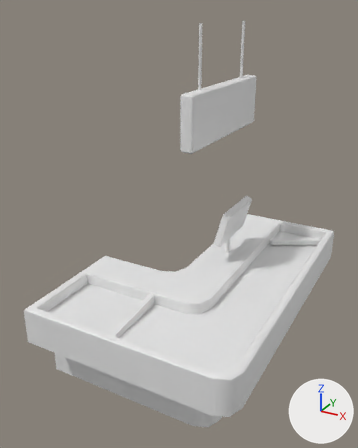
An edit to the FBX model Assets/Props/Cash_01.fbx, drawn before and after from the same camera.
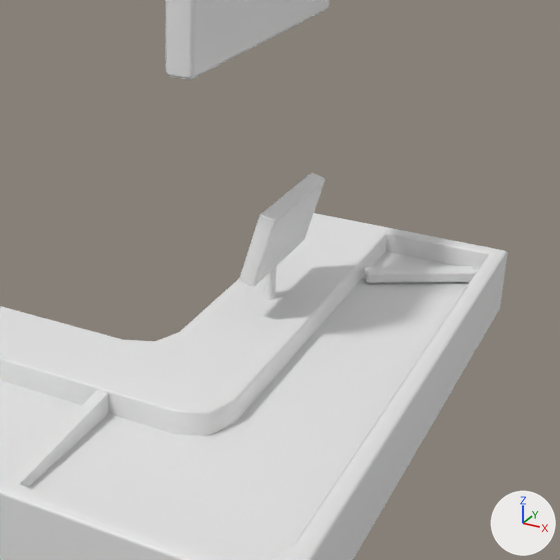
Old and new are each drawn whole from a camera (50 mm lens) standing at (1.47, -4.07, 3.3) and looking at (-0.66, -0.2, 1.37) and again close up on the part from 30% to 100% of the width and 26% to 83% of the height. Every picture has the same lights, and +X, +Y and +Z are marked at lower right. Materials are left out; every surface is plain grey. Where no turn or scale is listed for an object, it has been applied to the vertices.

Objects in the first close-up: 'Cash_01'.
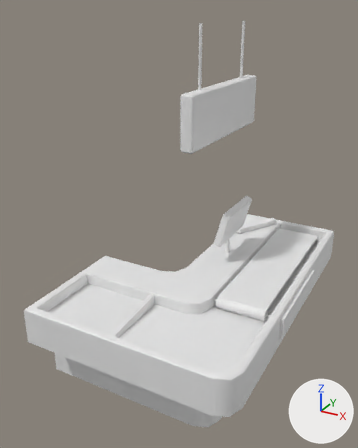
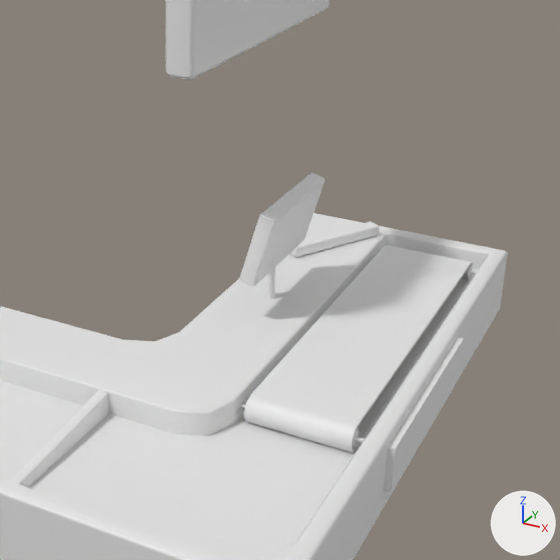
Where the newer file only moved an object's origin or applied its transform, the numbers keep the older frame.

Diff of the bpy script that builds the scene:
```diff
--- a/Assets/Props/Cash_01.fbx.py
+++ b/Assets/Props/Cash_01.fbx.py
@@ me_mesh @@
 # used by ob_cash_01; location = (0.0, 0.0, 0.0)
 # verts and faces of me_mesh; kept vertices keep their numbers, new ones are numbered from 190
-me_mesh.from_pydata(...)  # 190 vertices, 168 faces; spans x -1.5..0.5, y -1.5..1.5, z 0.0..3.16
+me_mesh.from_pydata(...)  # 234 vertices, 188 faces; spans x -1.5..0.53, y -1.5..1.5, z 0.0..3.16
+# me_mesh part 1: the loose piece of 24 vertices spanning x -0.12..0.4, y 0.96..1.31, z 0.76..0.83 is turned 30 degrees about the z axis through its middle, then moved by (-0.48, -0.01, 0.1)
+# me_mesh part 2: a new loose piece of 16 vertices spanning x -0.15..0.43, y -0.49..-0.47, z 0.8..0.82
+# me_mesh part 3
+verts[190] = (0.48, -0.5, 0.62)
+verts[191] = (0.48, -0.5, 0.83)
+verts[192] = (0.48, 0.5, 0.83)
+verts[193] = (0.48, 0.5, 0.62)
+for new, old in zip([*range(194, 198)], [*range(190, 194)]): verts[new] = verts[old] + (0.05, 0.0, 0.0)
+faces += [(190, 194, 195, 191), (191, 195, 196, 192), (192, 196, 197, 193), (190, 193, 197, 194), (194, 197, 196, 195)]
@@ me_mesh_001 @@
+me_mesh_001.from_pydata(...)  # an 8-sided cylinder along x spanning x -0.231..0.231, y -0.037..0.037, z -0.037..0.037
@@ me_mesh_1 @@
+me_mesh_1.from_pydata(...)  # an 8-sided cylinder along x spanning x -0.231..0.231, y -0.037..0.037, z -0.037..0.037
@@ me_mesh_002 @@
+me_mesh_002.from_pydata(...)  # 40 vertices, 40 faces; spans x -0.23..0.23, y -0.93..0.93, z -0.06..0.06
@@ ob_roll_1 @@
+ob_roll_1 = bpy.data.objects.new('Roll_1', me_mesh_001)
+ob_roll_1.location = (0.135, 1.261, 0.812)
@@ ob_roll_2 @@
+ob_roll_2 = bpy.data.objects.new('Roll_2', me_mesh_1)
+ob_roll_2.location = (0.135, -0.481, 0.812)
@@ ob_lenta @@
+ob_lenta = bpy.data.objects.new('Lenta', me_mesh_002)
+ob_lenta.location = (0.135, 0.389, 0.812)
```

Where the change shows, as pixel boxes [x1, y1, x2, y2] in the close-ups (560 x 560 px; the box of a moved part takes in the faces that stretch with it):
'Lenta', added: after [244, 245, 473, 453]
'Roll_2', added: after [352, 429, 359, 447]
'Roll_1', added: after [462, 265, 472, 278]
part 1 of me_mesh, moved or reshaped: before [364, 266, 476, 283]; after [290, 221, 379, 258]
part 2 of me_mesh, added: after [240, 403, 365, 443]
part 3 of me_mesh, added: after [384, 337, 463, 493]
